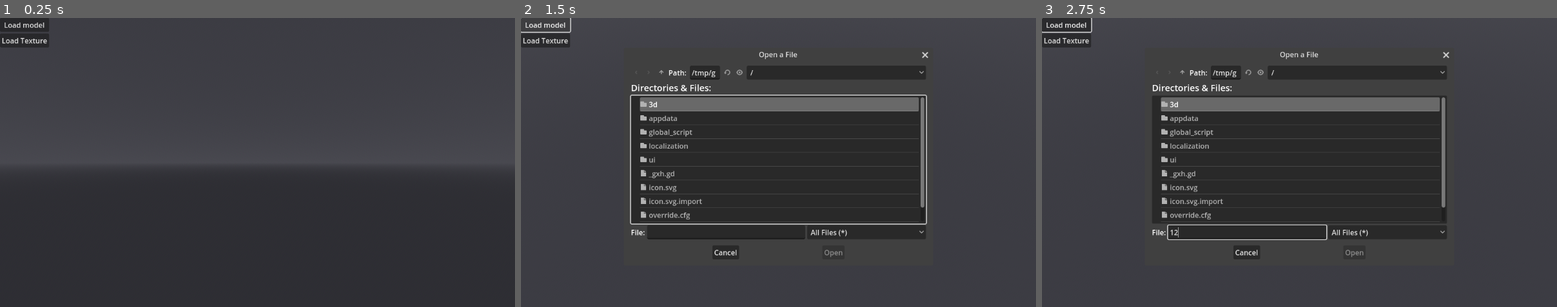
Above: before the commit, frames 1-3 (left to right).
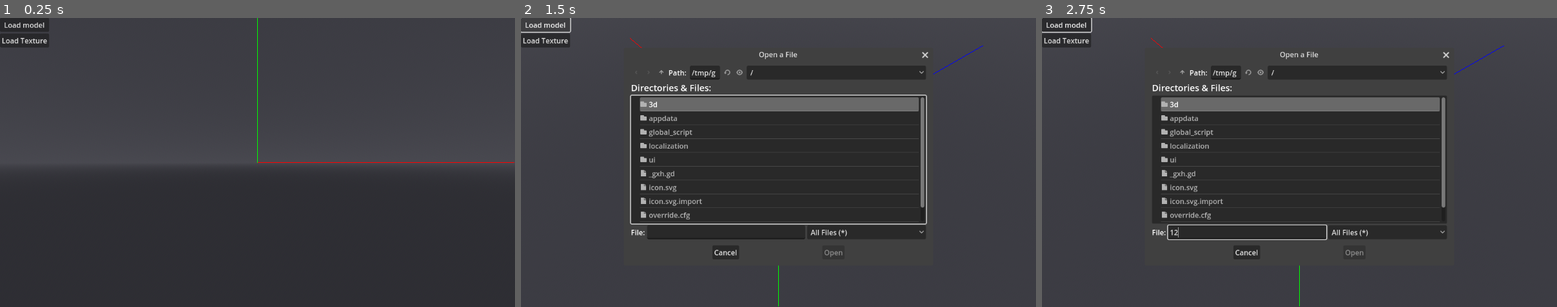
Above: after the commit, the same moments.

Repository: Nusiq/McGdModeling
Game: Godot game, scene res://ui/main/main_menu.tscn
Same seed, same stepped clock (60 frames per second), same inputs: the game is played once before the commit and once after it.
Inputs (mouse positions are in pixels of both pictures, inside the frame that each line leads up to):
- Up to frame 1 (0.25 s): no input
- Up to frame 2 (1.5 s): tap Enter at 0.5 s; hold Middle mouse button (gesture.pan_view) 0.53-1.25 s; click (778, 162) at 0.67 s; click "Load model" at 1.25 s
- Up to frame 3 (2.75 s): click (1248, 231) at 2.02 s; type "12" at 2.1 s

The runs differ from the first frame. In frame 1, 0.2% of the frame differs, in the area x 49-100%, y 0-51%; in frame 2, less than 0.1%; in frame 3, less than 0.1%.

Commit message:
Added Axes to the main_menu scene.

Diff:
--- a/ui/main/main_menu.tscn
+++ b/ui/main/main_menu.tscn
@@ -1,9 +1,10 @@
-[gd_scene load_steps=5 format=3 uid="uid://c75gt0qjodun5"]
+[gd_scene load_steps=6 format=3 uid="uid://c75gt0qjodun5"]
 
 [ext_resource type="Script" path="res://ui/main/main_menu.gd" id="1_8wp5i"]
 [ext_resource type="PackedScene" uid="uid://brjt7p30rj5we" path="res://ui/cached_file_dialog/cached_file_dialog.tscn" id="2_nb5x8"]
 [ext_resource type="PackedScene" uid="uid://byggwvgy1weio" path="res://3d/editor_viewport/editor_viewport.tscn" id="2_u2tc1"]
 [ext_resource type="PackedScene" uid="uid://ds14rfyke1tml" path="res://3d/mc_model/mc_model.tscn" id="3_sdhs6"]
+[ext_resource type="PackedScene" uid="uid://bgmlllyntt32m" path="res://3d/axes/axes.tscn" id="5_swvdy"]
 
 [node name="MainMenu" type="Node3D"]
 script = ExtResource("1_8wp5i")
@@ -30,6 +31,9 @@
 layout_mode = 2
 text = "Load Texture"
 
+[node name="Axes" parent="." instance=ExtResource("5_swvdy")]
+length = 20.0
+
 [connection signal="file_selected" from="CachedFileDialogModel" to="." method="_on_cached_file_dialog_model_file_selected"]
 [connection signal="file_selected" from="CachedFileDialogTexture" to="." method="_on_cached_file_dialog_texture_file_selected"]
 [connection signal="pressed" from="GridContainer/ButtonLoadModel" to="." method="_on_button_load_model_pressed"]
